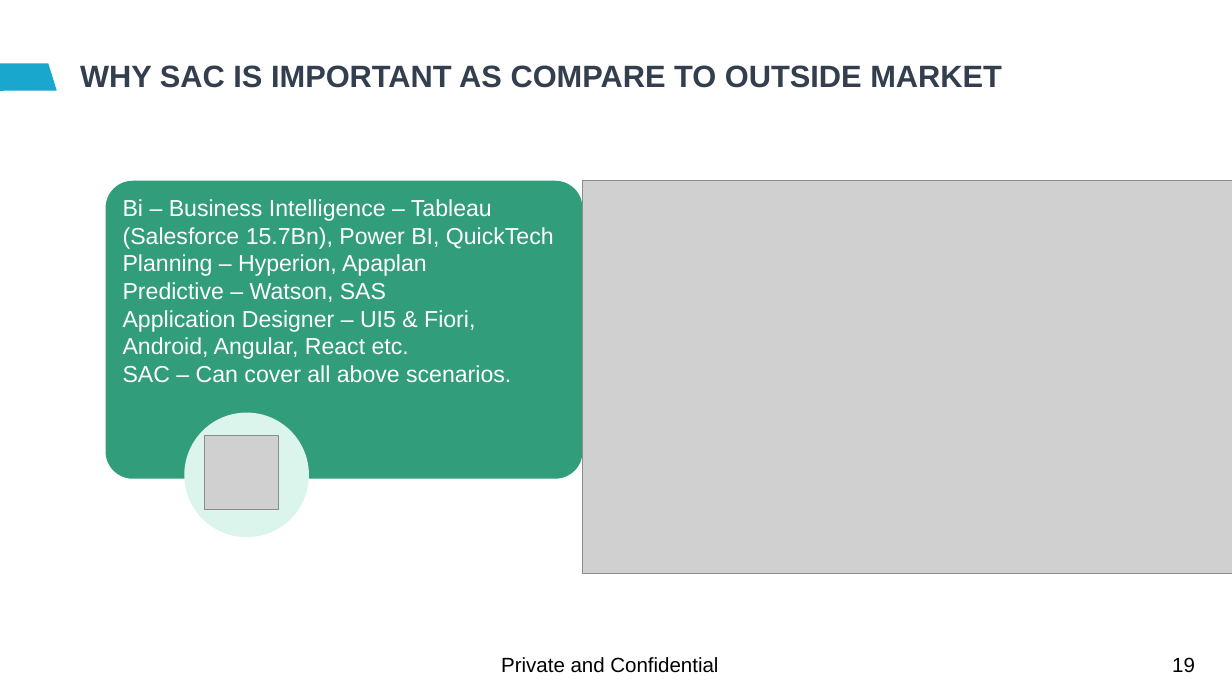
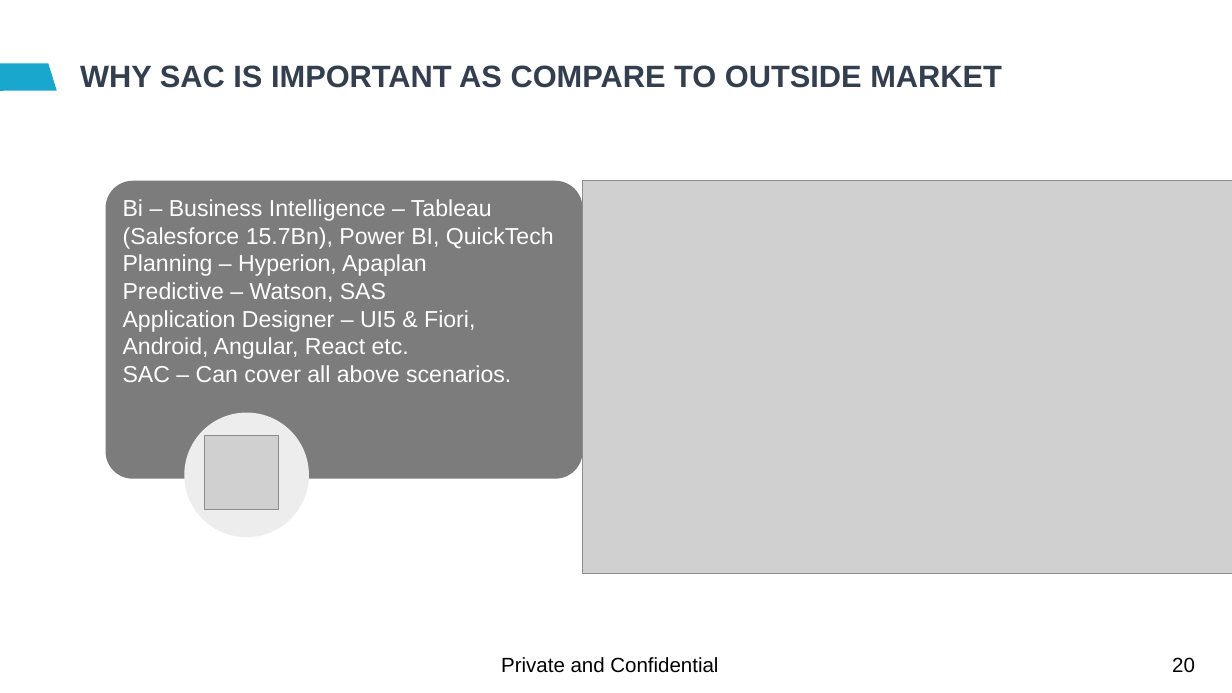
Before and after one commit to soyuztechnologies/EY_SAC_Feb2022, a slide deck: slide 20 of day 1/SAC_Training Day 1.pptx (slide 19 before the commit). Drawn at 1232x693 pixels with LibreOffice and Linux fonts; fonts in the diff are those of the drawing; grey boxes stand for pictures; background and template pictures are left out. Boxes give left, top, right and bottom in pixels: in the first picture for what was removed or moved away, otherwise in the second. Text is boxed around its words. In the diff, an @@ line names an element or a change of style, - is before the commit and + after.

```diff
--- a/day 1/SAC_Training Day 1.pptx
+++ b/day 1/SAC_Training Day 1.pptx
@@ rounded rectangle "Bi – Business Intelligence – ..." at <box>105,181,582,479</box>: fill #319D7B to #7C7C7C @@
@@ ellipse at <box>184,413,309,538</box>: fill #DBF4EC to #EDEDED @@
@@ page number at <box>1172,657,1195,673</box>: text changed @@
-19
+20
```
Also in this commit, not shown: 20 other slides changed, 1 slide added, 2 other files.
